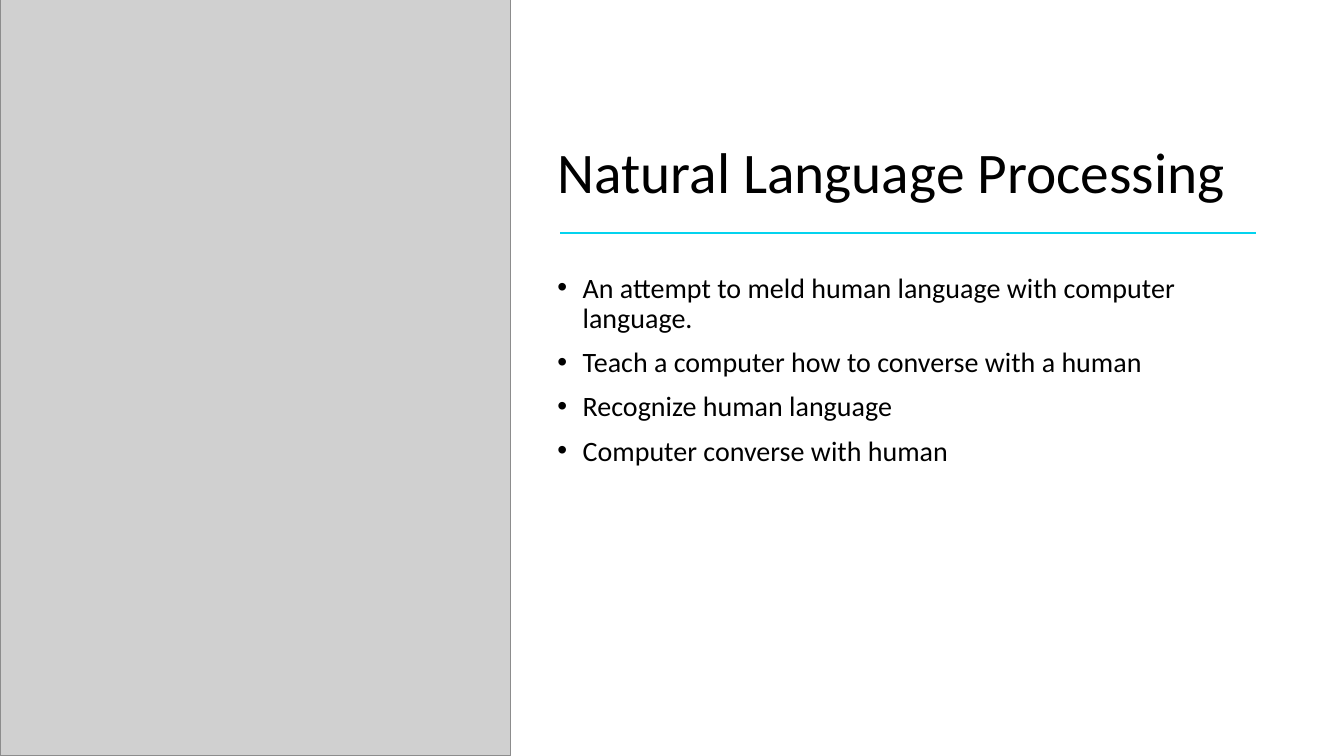
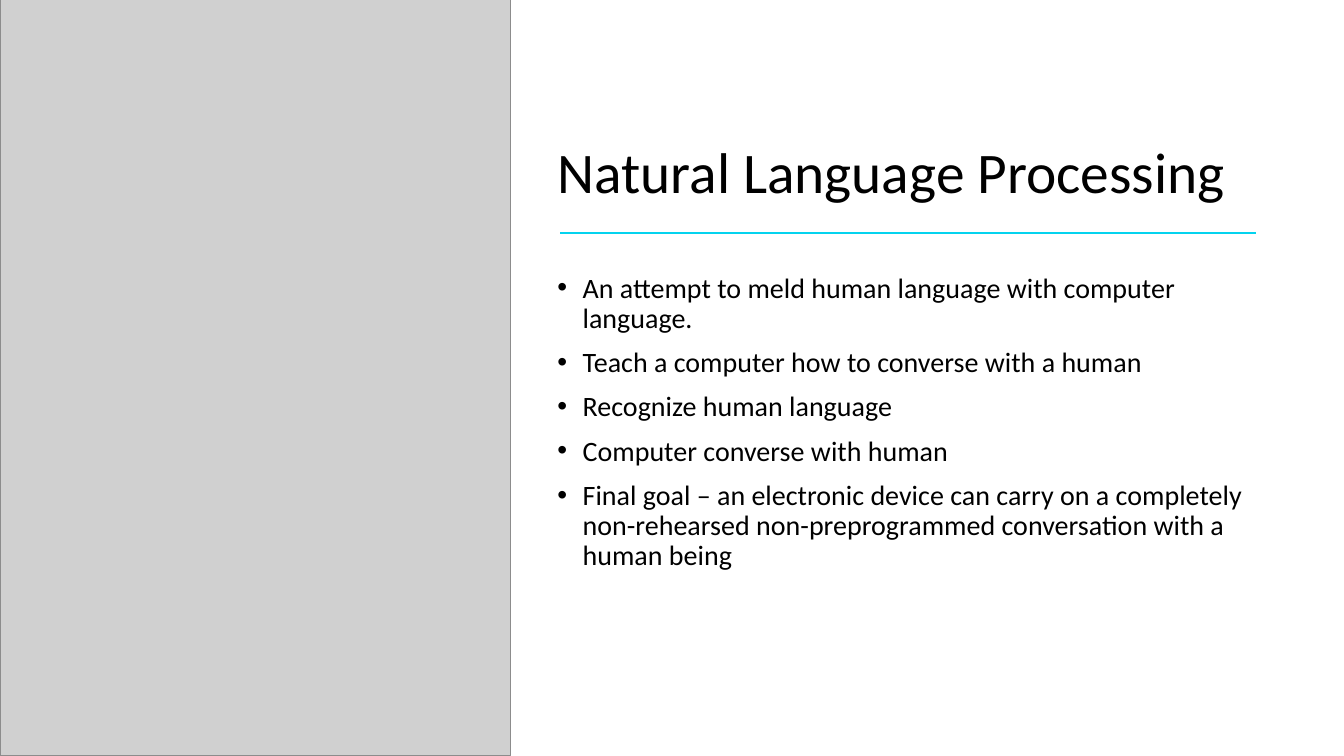
Before and after one commit to scottbing/SB_5410_Midterm_Project, a slide deck: slide 4 of Reverse Mad Libs.pptx (slide 6 before the commit). Drawn at 1344x756 pixels with LibreOffice and Linux fonts; fonts in the diff are those of the drawing; grey boxes stand for pictures. Boxes give left, top, right and bottom in pixels: in the first picture for what was removed or moved away, otherwise in the second. Text is boxed around its words. In the diff, an @@ line names an element or a change of style, - is before the commit and + after.

```diff
--- a/Reverse Mad Libs.pptx
+++ b/Reverse Mad Libs.pptx
@@ text at [583,485,1242,570]: paragraph added @@
+• Final goal – an electronic device can carry on a completely non-rehearsed non-preprogrammed conversation with a human being
```
Also in this commit, not shown: 5 other slides changed, 3 slides added, 4 slides removed, 3 other files.
